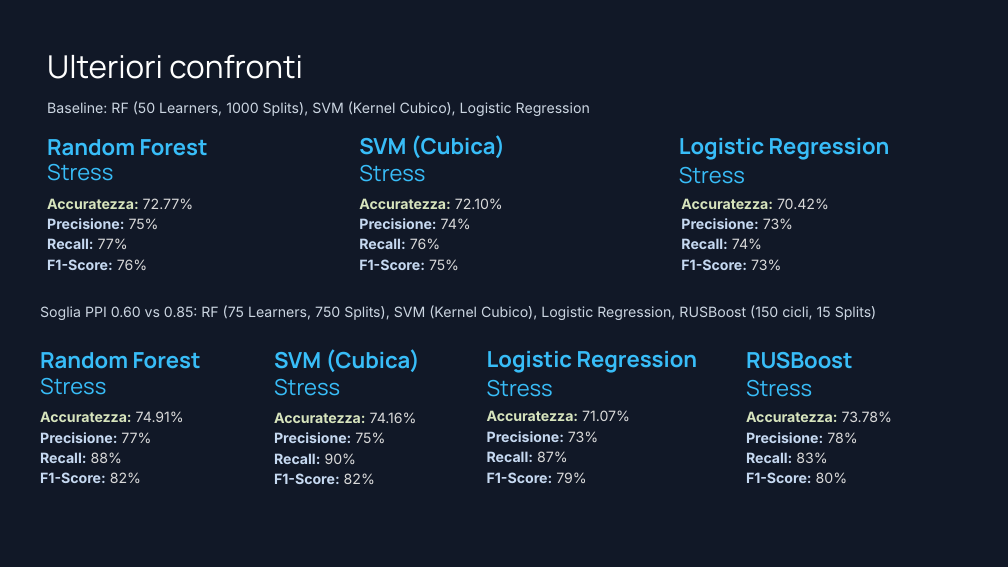
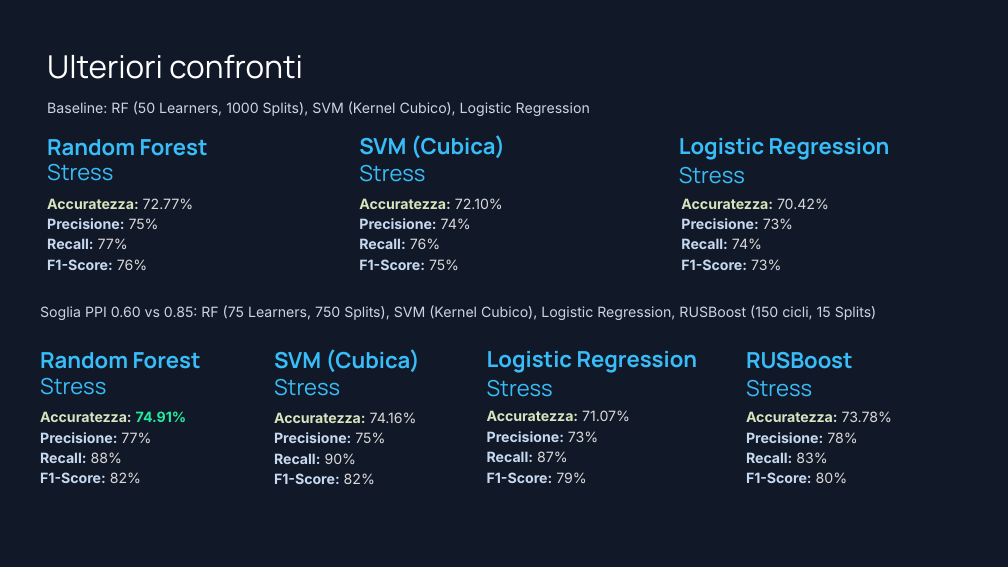
Before and after one commit to GABRYCA/ml-stress-rest, a slide deck: slide 10 of Progetto Interfacce Uomo-Macchina.pptx. Drawn at 1008x567 pixels with LibreOffice and Linux fonts; fonts in the diff are those of the drawing; background and template pictures are left out. Boxes give left, top, right and bottom in pixels: in the first picture for what was removed or moved away, otherwise in the second. Text is boxed around its words. In the diff, an @@ line names an element or a change of style, - is before the commit and + after.

```diff
--- a/Progetto Interfacce Uomo-Macchina.pptx
+++ b/Progetto Interfacce Uomo-Macchina.pptx
@@ text at (40, 411, 187, 422): text colour #D9D9D9 to #21EB9E, bold on in "74.91%" @@
```
Also in this commit, not shown: 4 other slides changed, 4 other files.
